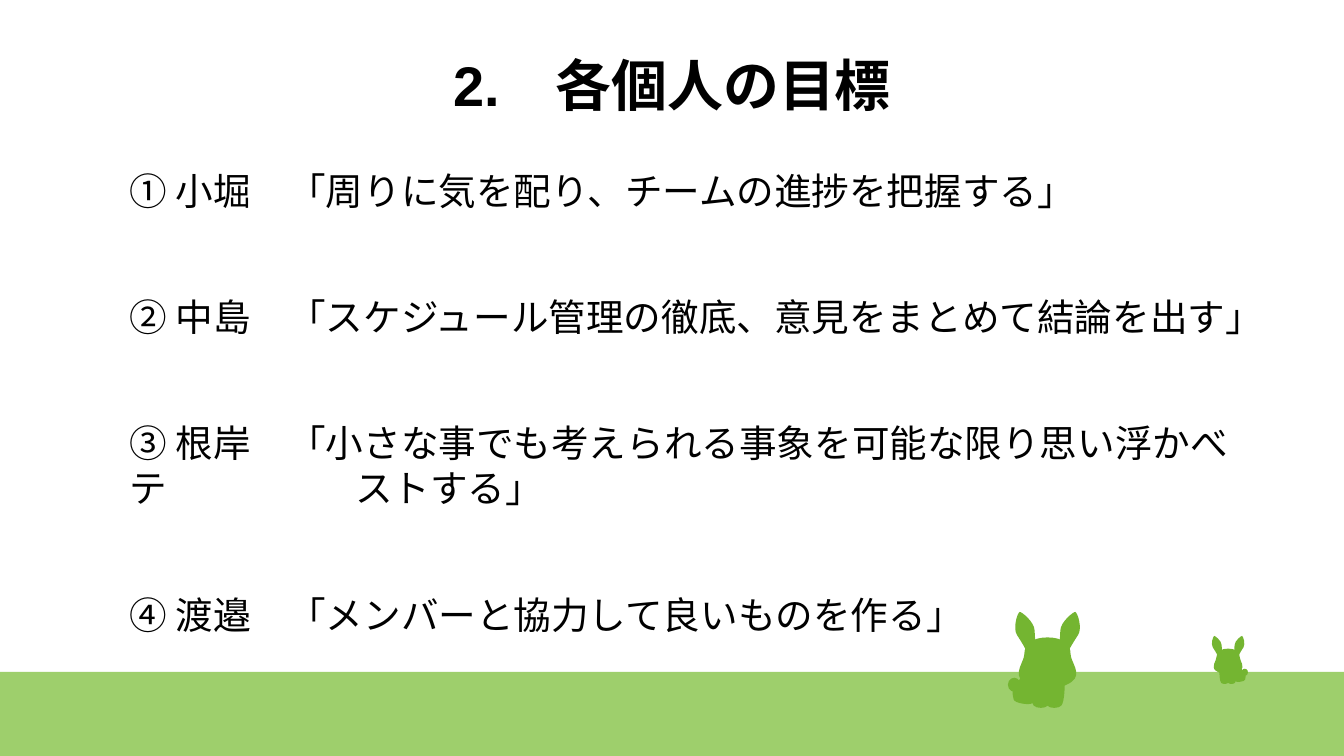
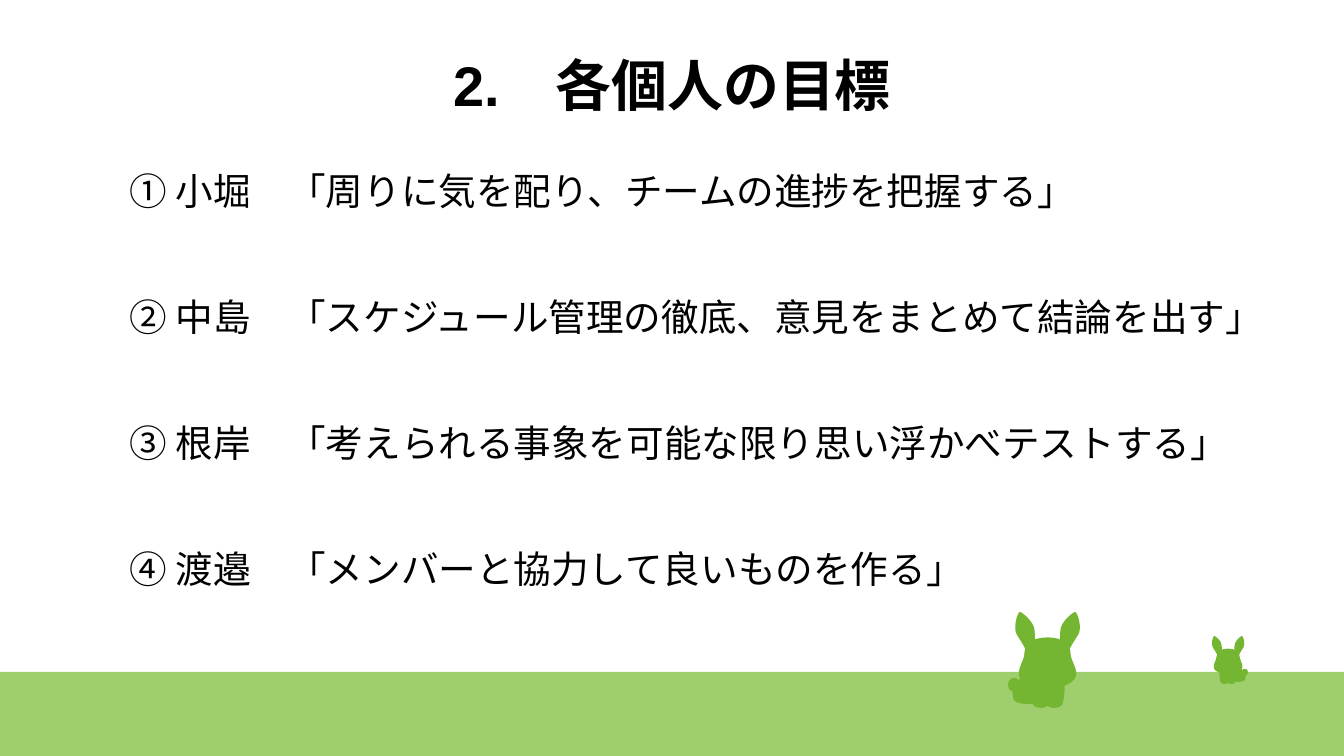
Before and after one commit to 17bd089s/shopping, a slide deck: slide 4 of document/発表スライド改.odp. Drawn at 1344x756 pixels with LibreOffice and Linux fonts; fonts in the diff are those of the drawing. Boxes give left, top, right and bottom in pixels: in the first picture for what was removed or moved away, otherwise in the second. Text is boxed around its words. In the diff, an @@ line names an element or a change of style, - is before the commit and + after.

```diff
--- a/document/発表スライド改.odp
+++ b/document/発表スライド改.odp
@@ text at (x1=130, y1=425, x2=1228, y2=461): text changed @@
-③ 根岸 「小さな事でも考えられる事象を可能な限り思い浮かべテ ストする」
+③ 根岸 「考えられる事象を可能な限り思い浮かべテストする」
```
Also in this commit, not shown: 10 other slides changed, 2 slides added, 2 slides removed.
